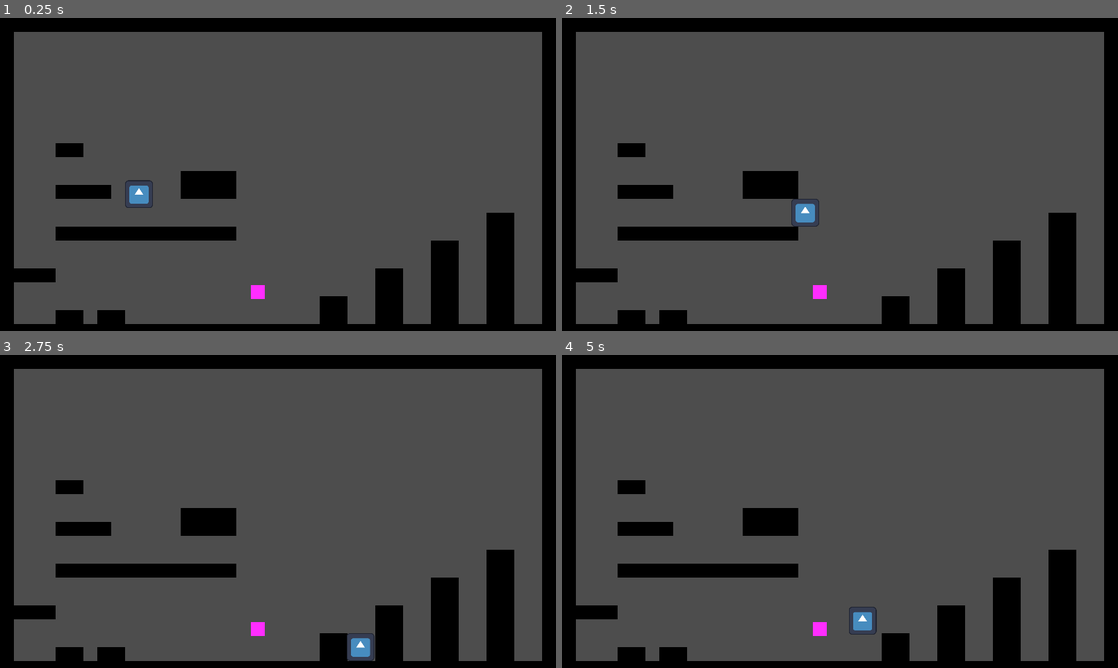
Above: before the commit, frames 1-4 (two rows, left to right).
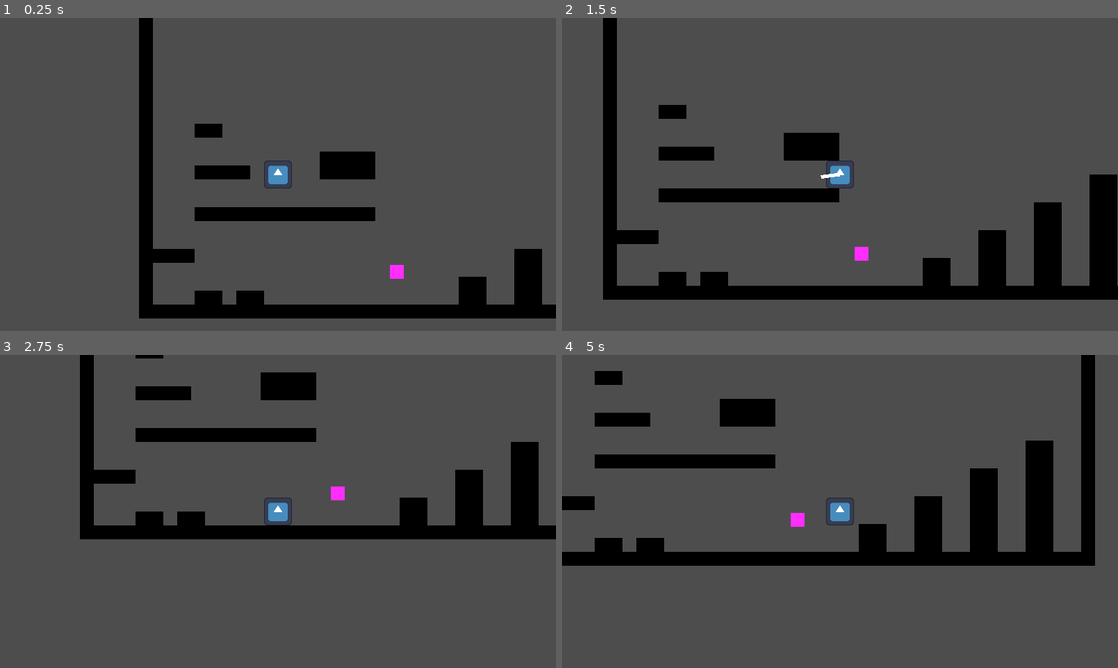
Above: after the commit, the same moments.

Repository: diego-escalante/GO2023-GrapplePack
Game: Godot game, scene res://world/world.tscn
The game is run twice, just before and just after one commit, with the same random seed, the same clock (stepped at 60 frames per second) and the same inputs. The engine's default icon, where the game draws it, is replaced by a stand-in: a white triangle on a blue panel in a dark square.
Inputs (mouse positions are in pixels of both pictures, inside the frame that each line leads up to):
- Up to frame 1 (0.25 s): no input
- Up to frame 2 (1.5 s): tap Enter at 0.5 s; move the mouse to (962, 158) at 0.52 s; hold D (right) from 0.53 s (still down); click (962, 158) at 0.6 s; tap W (jump) at 0.77 s; move the mouse to (728, 190) at 1.27 s; click (728, 190) at 1.35 s
- Up to frame 3 (2.75 s): tap W (jump) at 1.52 s; move the mouse to (333, 442) at 2.02 s; release D (right) at 2.03 s; hold A (left) from 2.03 s (still down); click (333, 442) at 2.1 s
- Up to frame 4 (5 s): move the mouse to (812, 574) at 2.77 s; release A (left) at 2.78 s; hold D (right) 2.78-4.28 s; click (812, 574) at 2.85 s; tap W (jump) at 3.02, 3.77, 4.52 s; move the mouse to (1006, 558) at 3.52 s; click (1006, 558) at 3.6 s; move the mouse to (673, 464) at 4.27 s; hold A (left) from 4.28 s (still down); click (673, 464) at 4.35 s

The runs differ from the first frame. In frame 1, 28% of the frame differs, in the area x 0-100%, y 0-100%; in frame 2, 27%; in frame 3, 30%; in frame 4, 33%.

Commit message:
Add camera shaking functionality

Diff:
--- /dev/null
+++ b/camera/Camera.tscn
@@ -0,0 +1,10 @@
+[gd_scene load_steps=3 format=3 uid="uid://dwxndvq5w4qsf"]
+
+[ext_resource type="Script" path="res://camera/shaking_camera_2d.gd" id="1_l4vmx"]
+
+[sub_resource type="FastNoiseLite" id="FastNoiseLite_hc3jx"]
+
+[node name="Camera" type="Camera2D"]
+ignore_rotation = false
+script = ExtResource("1_l4vmx")
+_noise = SubResource("FastNoiseLite_hc3jx")
--- /dev/null
+++ b/camera/shaking_camera_2d.gd
@@ -0,0 +1,35 @@
+extends Camera2D
+class_name ShakingCamera2D
+
+const MAX_TRAUMA := 2.0
+const MIN_TRAUMA := 0.0
+
+@export var shake_enabled := true
+@export var _trauma_decay_per_second := 1.0
+@export var _max_shake_offset := Vector2.ONE * GameConsts.PIXELS_PER_UNIT
+@export var _max_shake_angle := 5.0
+@export var _noise := FastNoiseLite.new()
+
+var _current_trauma: float
+var _shake_strength: float
+var _time_elapsed_ms: float
+
+func _process(delta: float) -> void:
+	_time_elapsed_ms += delta * 1000
+
+	if not shake_enabled or is_equal_approx(_current_trauma, MIN_TRAUMA):
+		return
+
+	_current_trauma = max(MIN_TRAUMA, _current_trauma - _trauma_decay_per_second * delta)
+	_shake_strength = pow(_current_trauma, 2)
+
+	rotation_degrees = _max_shake_angle * _shake_strength * _noise.get_noise_3d(_time_elapsed_ms, 0, 0)
+	offset = Vector2(
+			_max_shake_offset.x * _shake_strength * _noise.get_noise_3d(0, _time_elapsed_ms, 0),
+			_max_shake_offset.y * _shake_strength * _noise.get_noise_3d(0, 0, _time_elapsed_ms)
+	)
+
+func add_trauma(amount: float) -> void:
+	if not shake_enabled:
+		return
+	_current_trauma = min(_current_trauma + amount, MAX_TRAUMA)
--- a/player/player.tscn
+++ b/player/player.tscn
@@ -7,6 +7,7 @@
 [ext_resource type="Script" path="res://player/state_machine/player_states/grappled.gd" id="5_s3ai3"]
 [ext_resource type="Script" path="res://player/state_machine/player_states/grappling.gd" id="5_t7ult"]
 [ext_resource type="PackedScene" uid="uid://d0h6gwsg2ewh2" path="res://objects/grapple.tscn" id="6_quhdi"]
+[ext_resource type="PackedScene" uid="uid://dwxndvq5w4qsf" path="res://camera/Camera.tscn" id="8_d5pxj"]
 
 [sub_resource type="RectangleShape2D" id="RectangleShape2D_tqqhr"]
 size = Vector2(30, 31)
@@ -53,3 +54,5 @@
 
 [node name="Grappling" type="Node" parent="StateMachine"]
 script = ExtResource("5_t7ult")
+
+[node name="Camera" parent="." instance=ExtResource("8_d5pxj")]
Not shown: 1 places in player/player.tscn that only renumber resources
